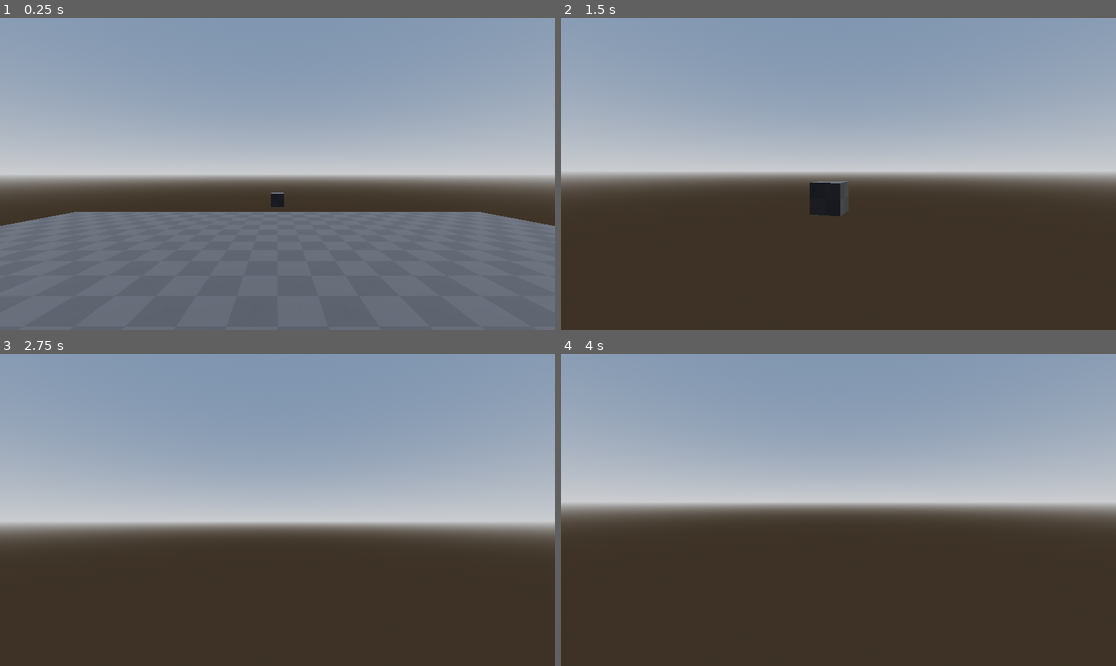
Above: before the commit, frames 1-4 (two rows, left to right).
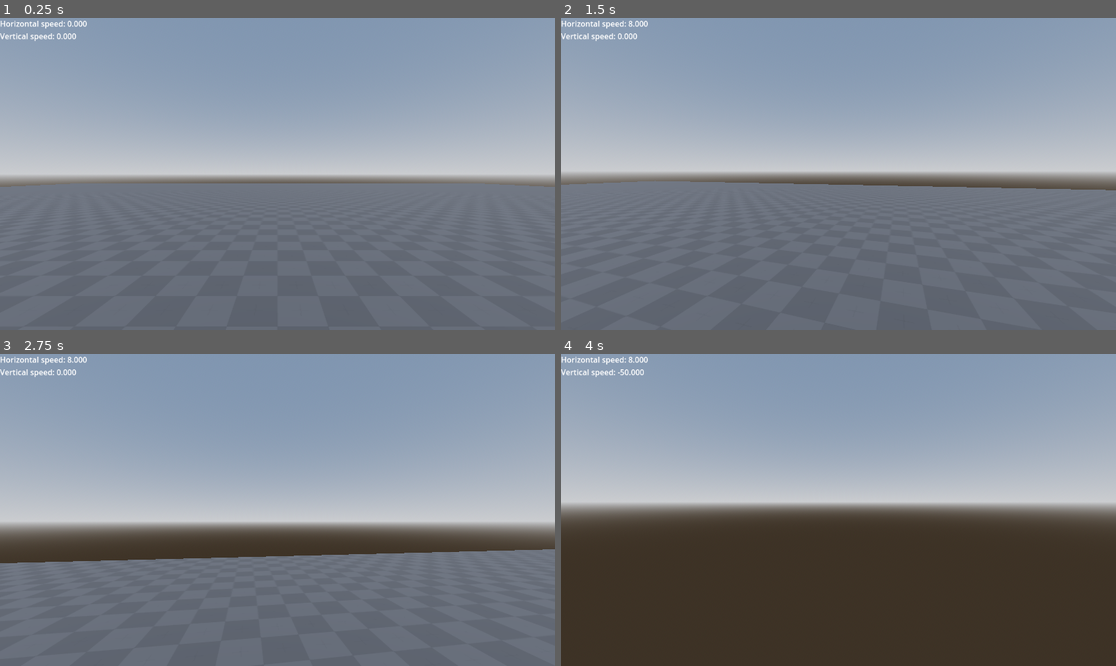
Above: after the commit, the same moments.

Repository: ayylol/viceroy-maxing
Game: Godot game, scene res://scenes/tung_scene.tscn
Two runs of this game, one before a commit and one after it. Both use one fixed random seed, a clock stepped at 60 frames per second and the inputs below. The project has no main scene, so this scene is started directly.
Inputs (mouse positions are in pixels of both pictures, inside the frame that each line leads up to):
- Up to frame 1 (0.25 s): no input
- Up to frame 2 (1.5 s): tap Enter at 0.5 s; move the mouse to (866, 174) at 0.52 s; hold Ctrl (slide) 0.53-1.28 s; hold W (move_up) from 0.53 s (still down); tap Shift (dash) at 0.6 s; tap Space (jump) at 0.77, 1.07 s; move the mouse to (810, 174) at 1.27 s; tap Ctrl (slide) at 1.35 s
- Up to frame 3 (2.75 s): keep holding W (move_up); tap Space (jump) at 1.52, 1.55, 1.82 s; move the mouse to (288, 503) at 2.02 s; hold Space (jump) from 2.03 s (still down); tap Shift (dash) at 2.3 s
- Up to frame 4 (4 s): keep holding W (move_up); move the mouse to (832, 516) at 2.77 s; release Space (jump) at 2.78 s; tap Shift (dash) at 2.85 s; tap Space (jump) at 3.02, 3.32, 3.77, 3.8 s; tap Ctrl (slide) at 3.05 s; move the mouse to (877, 513) at 3.52 s; hold Ctrl (slide) from 3.53 s (still down)

The runs differ from the first frame. In frame 1, 9.9% of the frame differs, in the area x 0-100%, y 0-67%; in frame 2, 47%, in the area x 0-100%, y 0-100%; in frame 3, 35%; in frame 4, 0.3%.

Commit message:
player controller rewrite

Diff:
--- a/objects/player.tscn
+++ b/objects/player.tscn
@@ -1,10 +1,10 @@
 [gd_scene load_steps=3 format=3 uid="uid://w8724wma7kbi"]
 
-[ext_resource type="Script" uid="uid://pbx1gsj5c4tq" path="res://objects/player_controller.gd" id="1_eqqp1"]
+[ext_resource type="Script" uid="uid://du8556q0ixisv" path="res://objects/viceroy_controller.gd" id="1_eqqp1"]
 
 [sub_resource type="CapsuleShape3D" id="CapsuleShape3D_5gfmb"]
 
-[node name="Player" type="CharacterBody3D"]
+[node name="Player" type="CharacterBody3D" groups=["player"]]
 script = ExtResource("1_eqqp1")
 
 [node name="Camera3D" type="Camera3D" parent="."]
--- a/objects/player_controller.gd
+++ /dev/null
@@ -1,164 +0,0 @@
-extends CharacterBody3D
-
-@export_group("camera")
-@export_range(.1, 1., .05) var look_sensitivity : float = .3
-@export var head_height : float = .5
-@export var lower_height : float = -.5
-
-@onready var camera : Camera3D = $Camera3D
-
-var _mouse_rotation : Vector3
-var _rotation_input : float
-var _tilt_input : float
-
-@export_group("stamina")
-@export var max_stamina : float = 3
-@export var stamina_recovery_rate : float = 1.2
-@export var infinite_stamina : bool = false
-
-@onready var stamina : float = max_stamina
-
-@export_group("walk")
-@export var walking_speed : float = 8.
-
-@export_group("jump")
-@export var jumping_height : float = 4.
-@export var jumping_duration : float = .5
-
-## if jump is released early, we can cutoff the upward velocity to fall down faster
-@export var jump_cutoff_multiplier : float = .5
-
-var _jump_velocity : float
-var _gravity : float
-
-@export_group("dash")
-@export var dashing_speed : float = 24.
-@export var dashing_distance : float = 4.
-
-@onready var dash_duration : float = dashing_distance / dashing_speed
-@onready var dash_timer : float = 0.
-@onready var dash_direction : Vector3
-
-@export_group("slide")
-@export var sliding_speed : float = 12.
-
-@export_group("wall")
-## only for horizontal velocity
-@export var wall_friction_multiplier : float = .5
-## downward velocity clamp
-@export var wall_fall_speed : float = 4.
-
-@export var wall_bounce_time : float = .2
-@onready var wall_bounce_timer : float = 0.
-
-@export var wall_bounce_count : int = 3
-@onready var wall_bounce_left : int = wall_bounce_count
-
-@export_group("assists")
-
-@export var coyote_time : float = .2
-@onready var coyote_timer : float = 0.
-
-@export var jump_buffer : float = .2
-@onready var jump_buffer_timer : float = 0.
-
-func consume_stamina(value: float) -> bool:
-	if stamina < value:
-		return false
-	stamina -= value
-	return true
-
-
-func state_process(delta: float) -> void:
-	coyote_timer = move_toward(coyote_timer, 0., delta)
-	jump_buffer_timer = move_toward(jump_buffer_timer, 0., delta)
-	wall_bounce_timer = move_toward(wall_bounce_timer, 0., delta)
-	dash_timer = move_toward(dash_timer, 0., delta)
-	stamina = minf(move_toward(stamina, max_stamina, stamina_recovery_rate * delta), max_stamina)
-
-	if is_on_floor() or is_on_wall():
-		coyote_timer = coyote_time
-
-	if Input.is_action_just_pressed("jump"):
-		jump_buffer_timer = jump_buffer
-
-func estimate_jump_and_gravity() -> void:
-	# h = v * t - 0.5 * g * t^2
-	_jump_velocity = 2. * jumping_height / jumping_duration
-	# v = g * t
-	_gravity = _jump_velocity / jumping_duration
-
-func camera_process(delta: float) -> void:
-	_mouse_rotation.x += _tilt_input * look_sensitivity * delta
-	_mouse_rotation.y += _rotation_input * look_sensitivity * delta
-	_mouse_rotation.x = clamp(_mouse_rotation.x, PI * -.5, PI * .5)
-
-	camera.transform.basis = Basis.from_euler(Vector3(_mouse_rotation.x, 0., 0.))
-	camera.rotation.z = 0.
-
-	global_transform.basis = Basis.from_euler(Vector3(0., _mouse_rotation.y, 0.))
-
-	_rotation_input = 0.
-	_tilt_input = 0.
-
-func _ready() -> void:
-	Input.mouse_mode = Input.MOUSE_MODE_CAPTURED
-	estimate_jump_and_gravity()
-
-func _unhandled_input(event: InputEvent) -> void:
-	if event is InputEventMouseMotion and Input.get_mouse_mode():
-		_rotation_input = -event.relative.x
-		_tilt_input = -event.relative.y
-
-func _process(delta: float) -> void:
-	camera_process(delta)
-
-func _physics_process(delta: float) -> void:
-	state_process(delta)
-
-	if dash_timer > 0.:
-		velocity = (transform.basis * dash_direction).normalized() * dashing_speed
-	else:
-		if is_on_floor():
-			wall_bounce_left = wall_bounce_count
-
-		var input_vector := Input.get_vector("move_left", "move_right", "move_up", "move_down")
-		var input_direction := Vector3(input_vector.x, 0., input_vector.y)
-
-		if Input.is_action_just_pressed("dash") and consume_stamina(1.):
-			if input_direction:
-				dash_direction = Vector3(input_vector.x, 0., input_vector.y)
-			else:
-				dash_direction = Vector3.FORWARD
-			dash_timer = dash_duration
-			return
-		elif wall_bounce_timer <= 0.:
-			var running_direction : Vector3 = (transform.basis * input_direction).normalized()
-			velocity.x = running_direction.x * walking_speed
-			velocity.z = running_direction.z * walking_speed
-
-		if not is_on_floor():
-			velocity.y -= _gravity * delta
-			if Input.is_action_just_released("jump") and velocity.y >= 0.:
-				wall_bounce_timer = 0
-				velocity.y *= jump_cutoff_multiplier
-
-		if jump_buffer_timer > 0 and coyote_timer > 0:
-			jump_buffer_timer = 0
-			if is_on_wall():
-				if wall_bounce_left > 0:
-					wall_bounce_timer = wall_bounce_time
-					var bounce_direction = (get_wall_normal() + Vector3.UP * 2.).normalized()
-					velocity = bounce_direction * _jump_velocity
-					wall_bounce_left -= 1
-			else:
-				velocity.y = _jump_velocity
-			if not Input.is_action_pressed("jump"):
-				velocity.y *= jump_cutoff_multiplier
-
-		if is_on_wall() and velocity.dot(get_wall_normal()) < 0.:
-				velocity.x *= wall_friction_multiplier
-				velocity.z *= wall_friction_multiplier
-				velocity.y = maxf(velocity.y, -wall_fall_speed)
-
-	move_and_slide()
--- /dev/null
+++ b/objects/player_tracker.gd
@@ -0,0 +1,11 @@
+extends Label
+
+const ViceroyController = preload("res://objects/viceroy_controller.gd")
+
+@onready var player : ViceroyController = get_tree().get_nodes_in_group("player").front()
+
+# Called every frame. 'delta' is the elapsed time since the previous frame.
+func _process(_delta: float) -> void:
+	text = ""
+	text += "Horizontal speed: %.3f\n" % player._horizontal_velocity.length()
+	text += "Vertical speed: %.3f\n" % player._vertical_velocity
--- /dev/null
+++ b/objects/viceroy_controller.gd
@@ -0,0 +1,311 @@
+extends CharacterBody3D
+
+
+@export_group("camera")
+@export_range(.1, 1., .05) var look_sensitivity : float = .3
+@export var walking_height : float = .5
+@export var sliding_height : float = -.5
+
+@onready var camera : Camera3D = $Camera3D
+
+var _mouse_rotation : Vector3
+var _rotation_input : float
+var _tilt_input : float
+
+@export_group("stamina")
+@export var max_stamina : float = 3
+@export var stamina_recovery_rate : float = 1.2
+@export var infinite_stamina : bool = false
+
+@onready var stamina : float = max_stamina
+
+@export_group("walk")
+@export var walking_speed : float = 8.
+
+var _horizontal_velocity : Vector2
+
+@export_group("jump")
+@export var jumping_height : float = 4.
+@export var jumping_duration : float = .5
+
+## if jump is released early, we can cutoff the upward velocity to fall down faster
+@export var jump_cutoff_multiplier : float = .5
+
+var _jump_velocity : float
+var _gravity : float
+
+var _vertical_velocity : float
+
+@export_group("fall")
+@export var aerial_accel : float = 32.
+@export var max_aerial_velocity : float = 8.
+
+@export_group("dash")
+@export var dashing_speed : float = 24.
+@export var dashing_distance : float = 4.
+
+@onready var dash_duration : float = dashing_distance / dashing_speed
+@onready var dash_timer : float = 0.
+
+@export_group("slide")
+@export var sliding_speed : float = 12.
+@export var sliding_decel : float = 32.
+
+@export_group("slamming")
+@export var slamming_speed : float = 50.
+
+@export_group("wall")
+## only for horizontal velocity
+@export var wall_friction_multiplier : float = .5
+## downward velocity clamp
+@export var wall_fall_speed : float = 4.
+
+@export var wall_bounce_time : float = .2
+@onready var wall_bounce_timer : float = 0.
+
+@export var wall_bounce_count : int = 3
+@onready var wall_bounce_left : int = wall_bounce_count
+
+@export_group("assists")
+@export var coyote_time : float = .1
+@onready var coyote_timer : float = 0.
+
+@export var jump_buffer : float = .1
+@onready var jump_buffer_timer : float = 0.
+
+@export var slide_buffer : float = .1
+@onready var slide_buffer_timer : float = 0.
+
+enum State {
+	WALKING,
+	SLIDING,
+	DASHING,
+	SLAMMING,
+	FALLING,
+	WALL_CLIMBING,
+	WALL_BOUNCING,
+}
+
+@onready var current_state = State.WALKING
+
+func jump() -> bool:
+	if jump_buffer_timer > 0. and coyote_timer > 0.:
+		jump_buffer_timer = 0.
+		_vertical_velocity = _jump_velocity
+		if not Input.is_action_pressed("jump"):
+			_vertical_velocity *= jump_cutoff_multiplier
+		current_state = State.FALLING
+		return true
+	return false
+
+func dash() -> bool:
+	if Input.is_action_just_pressed("dash") and consume_stamina(1.):
+		var horizontal_input = get_horizontal_input()
+		if horizontal_input:
+			_horizontal_velocity = horizontal_input * dashing_speed
+		else:
+			_horizontal_velocity = get_forward_direction() * dashing_speed
+		dash_timer = dash_duration
+		current_state = State.DASHING
+		return true
+	return false
+
+func wall_bounce() -> bool:
+	if wall_bounce_left > 0 and jump_buffer_timer > 0.:
+		wall_bounce_left -= 1
+		_vertical_velocity = _jump_velocity
+		var wall_normal = get_wall_normal()
+		_horizontal_velocity.x = wall_normal.x * walking_speed
+		_horizontal_velocity.y = wall_normal.z * walking_speed
+		wall_bounce_timer = 0
+		current_state = State.WALL_BOUNCING
+		return true
+	return false
+
+func slide() -> bool:
+	if slide_buffer_timer > 0. and is_on_floor():
+		current_state = State.SLIDING
+		return true
+	return false
+
+func slam() -> bool:
+	if Input.is_action_just_pressed("slide"):
+		current_state = State.SLAMMING
+		return true
+	return false
+
+func walking_process(_delta: float) -> void:
+	if not is_on_floor():
+		current_state = State.FALLING
+		return
+	if jump():
+		return
+	if dash():
+		return
+	if slide():
+		return
+	_horizontal_velocity = get_horizontal_input() * walking_speed
+
+func sliding_process(delta: float) -> void:
+	if not Input.is_action_pressed("slide"):
+		current_state = State.WALKING
+		return
+	if jump():
+		return
+	_vertical_velocity -= _gravity * delta
+	if _horizontal_velocity:
+		_horizontal_velocity = _horizontal_velocity.normalized() * maxf(_horizontal_velocity.length(), sliding_speed)
+	else:
+		_horizontal_velocity = get_forward_direction() * sliding_speed
+	_horizontal_velocity = _horizontal_velocity.move_toward(_horizontal_velocity.normalized() * sliding_speed, sliding_decel * delta)
+
+func dashing_process(delta: float) -> void:
+	dash_timer = move_toward(dash_timer, 0., delta)
+	if dash_timer <= 0.:
+		_horizontal_velocity = _horizontal_velocity.normalized() * walking_speed
+		current_state = State.FALLING
+		return
+	if jump():
+		return
+
+func slamming_process(_delta: float) -> void:
+	_vertical_velocity = -slamming_speed
+	if is_on_floor():
+		current_state = State.WALKING
+		return
+
+func falling_process(delta: float) -> void:
+	if is_on_floor():
+		current_state = State.WALKING
+		return
+	if is_on_wall():
+		current_state = State.WALL_CLIMBING
+		return
+	var horizontal_input := get_horizontal_input()
+	if jump():
+		return
+	if dash():
+		return
+	if slam():
+		return
+	_vertical_velocity -= _gravity * delta
+	if Input.is_action_just_released("jump") and _vertical_velocity >= 0.:
+		_vertical_velocity *= jump_cutoff_multiplier
+	var updated_horizontal_velocity = _horizontal_velocity + horizontal_input * aerial_accel * delta
+	if updated_horizontal_velocity.length() > maxf(_horizontal_velocity.length(), max_aerial_velocity):
+		_horizontal_velocity = updated_horizontal_velocity.normalized() * maxf(_horizontal_velocity.length(), max_aerial_velocity)
+	else:
+		_horizontal_velocity = updated_horizontal_velocity
+
+func wall_climbing_process(delta: float) -> void:
+	if is_on_floor():
+		current_state = State.WALKING
+		return
+	if not is_on_wall():
+		current_state = State.FALLING
+		return
+	if wall_bounce():
+		return
+	if dash():
+		return
+	_vertical_velocity -= _gravity * delta
+	_vertical_velocity = maxf(_vertical_velocity, -wall_fall_speed)
+	_horizontal_velocity = get_horizontal_input() * walking_speed * wall_friction_multiplier
+
+func wall_bouncing_process(delta: float) -> void:
+	wall_bounce_timer = move_toward(wall_bounce_timer, 0., delta)
+	if wall_bounce_timer <= 0.:
+		current_state = State.FALLING
+		return
+
+func consume_stamina(value: float) -> bool:
+	if stamina < value:
+		return false
+	stamina -= value
+	return true
+
+func estimate_jump_and_gravity() -> void:
+	# h = v * t - 0.5 * g * t^2
+	_jump_velocity = 2. * jumping_height / jumping_duration
+	# v = g * t
+	_gravity = _jump_velocity / jumping_duration
+
+func camera_process(delta: float) -> void:
+	_mouse_rotation.x += _tilt_input * look_sensitivity * delta
+	_mouse_rotation.y += _rotation_input * look_sensitivity * delta
+	_mouse_rotation.x = clamp(_mouse_rotation.x, PI * -.5, PI * .5)
+
+	camera.transform.basis = Basis.from_euler(Vector3(_mouse_rotation.x, 0., 0.))
+	camera.rotation.z = 0.
+
+	global_transform.basis = Basis.from_euler(Vector3(0., _mouse_rotation.y, 0.))
+
+	_rotation_input = 0.
+	_tilt_input = 0.
+
+	if current_state == State.SLIDING:
+		camera.position.y = sliding_height
+	else:
+		camera.position.y = walking_height
+
+func get_horizontal_input() -> Vector2:
+	var input_vector := Input.get_vector("move_left", "move_right", "move_up", "move_down")
+	var local_direction := Vector3(input_vector.x, 0., input_vector.y)
+	var transformed_direction : Vector3 = (transform.basis * local_direction).normalized()
+	return Vector2(transformed_direction.x, transformed_direction.z)
+
+func get_forward_direction() -> Vector2:
+	var transformed_direction : Vector3 = (transform.basis * Vector3.FORWARD).normalized()
+	return Vector2(transformed_direction.x, transformed_direction.z)
+
+
+func _ready() -> void:
+	Input.mouse_mode = Input.MOUSE_MODE_CAPTURED
+	estimate_jump_and_gravity()
+
+func _unhandled_input(event: InputEvent) -> void:
+	if event is InputEventMouseMotion and Input.get_mouse_mode():
+		_rotation_input = -event.relative.x
+		_tilt_input = -event.relative.y
+
+func _process(delta: float) -> void:
+	camera_process(delta)
+
+func _physics_process(delta: float) -> void:
+	stamina = minf(move_toward(stamina, max_stamina, stamina_recovery_rate * delta), max_stamina)
+	coyote_timer = move_toward(coyote_timer, 0., delta)
+	jump_buffer_timer = move_toward(jump_buffer_timer, 0., delta)
+	slide_buffer_timer = move_toward(slide_buffer_timer, 0., delta)
+
+	_horizontal_velocity = Vector2(velocity.x, velocity.z)
+	_vertical_velocity = velocity.y
+
+	if is_on_floor():
+		coyote_timer = coyote_time
+		wall_bounce_left = wall_bounce_count
+
+	if Input.is_action_just_pressed("jump"):
+		jump_buffer_timer = jump_buffer
+
+	if Input.is_action_just_pressed("slide"):
+		slide_buffer_timer = slide_buffer
+
+	match current_state:
+		State.WALKING:
+			walking_process(delta)
+		State.SLIDING:
+			sliding_process(delta)
+		State.DASHING:
+			dashing_process(delta)
+		State.SLAMMING:
+			slamming_process(delta)
+		State.FALLING:
+			falling_process(delta)
+		State.WALL_CLIMBING:
+			wall_climbing_process(delta)
+		State.WALL_BOUNCING:
+			wall_bouncing_process(delta)
+
+	velocity = Vector3(_horizontal_velocity.x, _vertical_velocity, _horizontal_velocity.y)
+
+	move_and_slide()
--- a/project.godot
+++ b/project.godot
@@ -13,6 +13,10 @@
 config/name="viceroy-maxing"
 config/features=PackedStringArray("4.4", "GL Compatibility")
 config/icon="res://icon.svg"
+
+[global_group]
+
+player=""
 
 [input]
 
--- a/scenes/tung_scene.tscn
+++ b/scenes/tung_scene.tscn
@@ -1,7 +1,8 @@
-[gd_scene load_steps=8 format=3 uid="uid://srcvv7dctmcw"]
+[gd_scene load_steps=9 format=3 uid="uid://srcvv7dctmcw"]
 
 [ext_resource type="PackedScene" uid="uid://w8724wma7kbi" path="res://objects/player.tscn" id="1_nhyco"]
 [ext_resource type="Texture2D" uid="uid://cgj6d6by4klhm" path="res://assets/kenney_prototype_textures/Dark/texture_09.png" id="2_nhyco"]
+[ext_resource type="Script" uid="uid://bhbnckoxjn7o" path="res://objects/player_tracker.gd" id="3_hf6oe"]
 
 [sub_resource type="ProceduralSkyMaterial" id="ProceduralSkyMaterial_yv14j"]
 sky_horizon_color = Color(0.662243, 0.671743, 0.686743, 1)
@@ -33,20 +34,24 @@
 [node name="WorldEnvironment" type="WorldEnvironment" parent="."]
 environment = SubResource("Environment_hf6oe")
 
-[node name="Player" parent="." instance=ExtResource("1_nhyco")]
-transform = Transform3D(1, 0, 0, 0, 1, 0, 0, 0, 1, 0, 2, 0)
-
 [node name="Viceroy" type="CSGCombiner3D" parent="."]
 material_override = SubResource("StandardMaterial3D_nhyco")
 use_collision = true
 
 [node name="CSGBox3D" type="CSGBox3D" parent="Viceroy"]
-size = Vector3(16, 1, 16)
+size = Vector3(64, 1, 64)
 material = SubResource("StandardMaterial3D_hf6oe")
-
-[node name="CSGBox3D2" type="CSGBox3D" parent="Viceroy"]
-transform = Transform3D(1, 0, 0, 0, 1, 0, 0, 0, 1, 0, 0, -16)
 
 [node name="CSGBox3D3" type="CSGBox3D" parent="Viceroy"]
 transform = Transform3D(1, 0, 0, 0, 1, 0, 0, 0, 1, -8, 4, 0)
 size = Vector3(1, 8, 8)
+
+[node name="HUD" type="CanvasLayer" parent="."]
+
+[node name="Tracker" type="Label" parent="HUD"]
+offset_right = 40.0
+offset_bottom = 23.0
+script = ExtResource("3_hf6oe")
+
+[node name="Player" parent="." instance=ExtResource("1_nhyco")]
+transform = Transform3D(1, 0, 0, 0, 1, 0, 0, 0, 1, 0, 2, 0)
Not shown, removed: objects/player_controller.gd.uid
Not shown, added: objects/player_tracker.gd.uid
Not shown, added: objects/viceroy_controller.gd.uid
